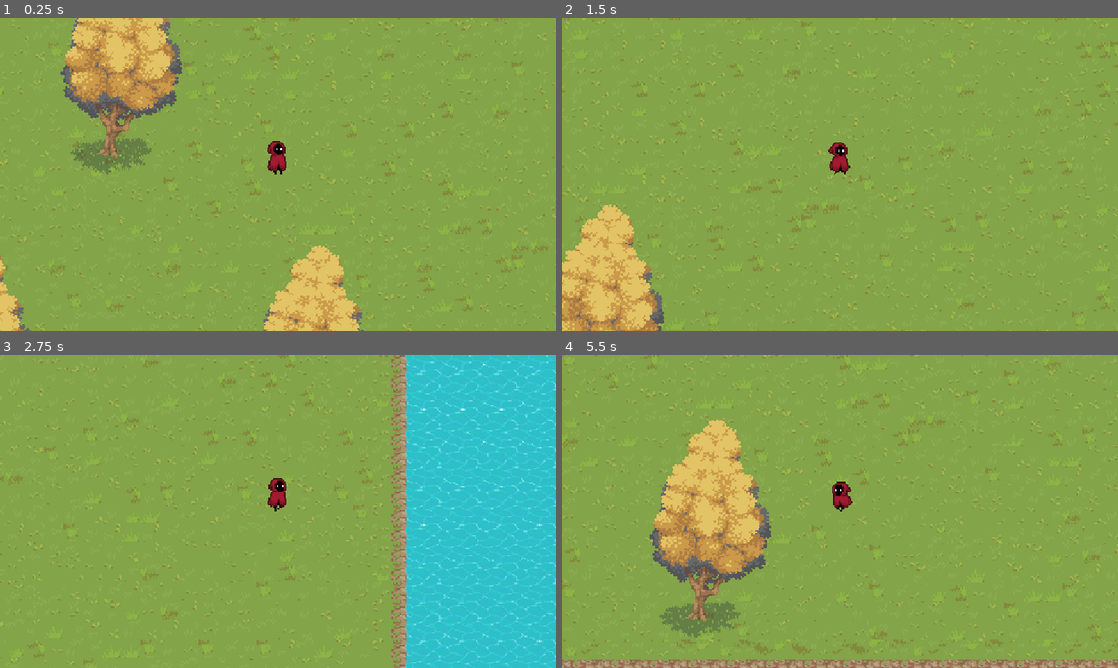
Above: before the commit, frames 1-4 (two rows, left to right).
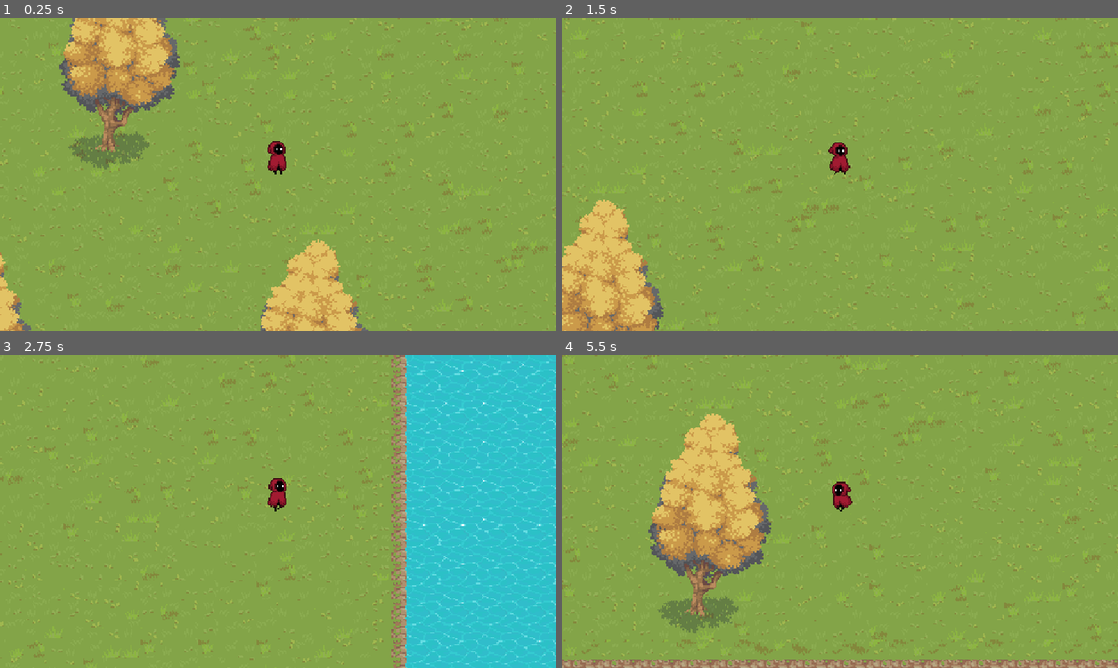
Above: after the commit, the same moments.

Repository: nxtdv/projectb_godot
Game: Godot game, scene res://scenes/intro.tscn
Same seed, same stepped clock (60 frames per second), same inputs: the game is played once before the commit and once after it.
Inputs:
- Up to frame 1 (0.25 s): no input
- Up to frame 2 (1.5 s): hold D (Right) 0.53-1.28 s; hold Shift (Sprint) 0.53-1.28 s; hold S (Down) from 1.28 s (still down); tap Shift (Sprint) at 1.35 s
- Up to frame 3 (2.75 s): release S (Down) at 2.03 s; hold D (Right) from 2.03 s (still down); hold Shift (Sprint) from 2.03 s (still down)
- Up to frame 4 (5.5 s): release D (Right) at 2.78 s; release Shift (Sprint) at 2.78 s; hold W (Up) 2.78-3.53 s; tap Shift (Sprint) at 2.85, 4.35 s; hold Shift (Sprint) 3.53-4.28 s; hold A (Left) 3.53-5.03 s; hold S (Down) from 5.03 s (still down); hold Shift (Sprint) from 5.03 s (still down)

The runs differ from the first frame. In frame 1, 6.3% of the frame differs, in the area x 0-67%, y 0-100%; in frame 2, 2.7%; in frame 3, 0.6%; in frame 4, 5.1%.

Commit message:
feat(scene): update tree_1 scene with windy tree material and new texture
- replaced atlas texture with a new texture for enhanced visuals
- added windy tree material for animated foliage effects
- adjusted sprite and collision properties for improved alignment

Diff:
--- a/scenes/tree_1.tscn
+++ b/scenes/tree_1.tscn
@@ -1,10 +1,7 @@
 [gd_scene load_steps=4 format=3 uid="uid://iwxgb3tre0g2"]
 
-[ext_resource type="Texture2D" uid="uid://c4vebliuxwdh7" path="res://assets/Props/Atlas-Props.png" id="1_avsvi"]
-
-[sub_resource type="AtlasTexture" id="AtlasTexture_vplca"]
-atlas = ExtResource("1_avsvi")
-region = Rect2(10, 2, 101, 182)
+[ext_resource type="Material" uid="uid://b74xeffooabws" path="res://shaders/WindyTreeMaterial.tres" id="1_b2jax"]
+[ext_resource type="Texture2D" uid="uid://bewn02pctqu7i" path="res://assets/Props/big-tree-1.png" id="2_b2jax"]
 
 [sub_resource type="RectangleShape2D" id="RectangleShape2D_viusy"]
 size = Vector2(10, 11.25)
@@ -12,9 +9,10 @@
 [node name="tree_1" type="StaticBody2D"]
 
 [node name="Sprite2D" type="Sprite2D" parent="."]
-position = Vector2(0, -91)
-texture = SubResource("AtlasTexture_vplca")
+material = ExtResource("1_b2jax")
+position = Vector2(0, -94)
+texture = ExtResource("2_b2jax")
 
 [node name="CollisionShape2D" type="CollisionShape2D" parent="."]
-position = Vector2(-10, -21)
+position = Vector2(-11, -24)
 shape = SubResource("RectangleShape2D_viusy")
